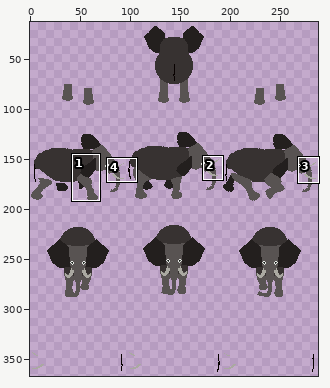
Sprite sheet -- sprite/animal/elephant/elephant-redo-96x96.png. The picture above shows the old version from afar; the outline marks the close-up.
Close-up. As it was:
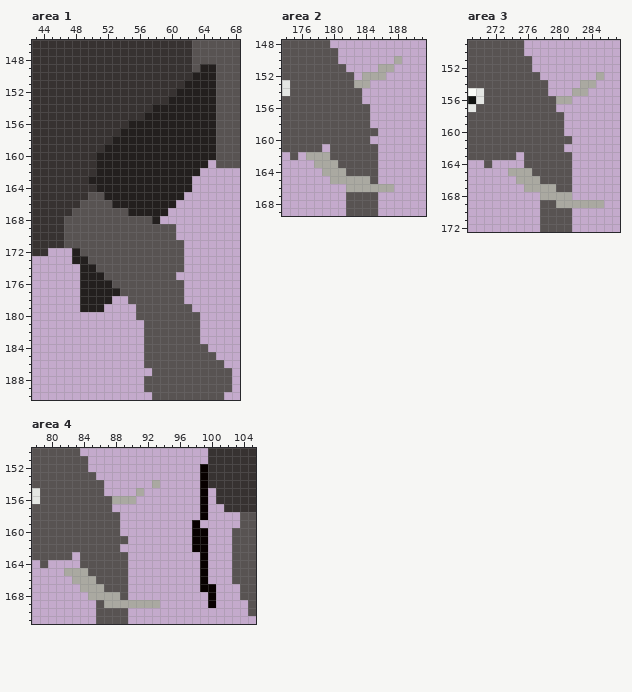
The file is 288x384 pixels. Colours within 5 levels of each other are drawn and written as one. Shown: area 1: x 43..68, y 146..190; area 2: x 174..191, y 148..169; area 3: x 269..287, y 149..172; area 4: x 78..105, y 150..171. The wide view leaves out empty margins. The commit also changed other parts of the picture, which this record leaves out.
After:
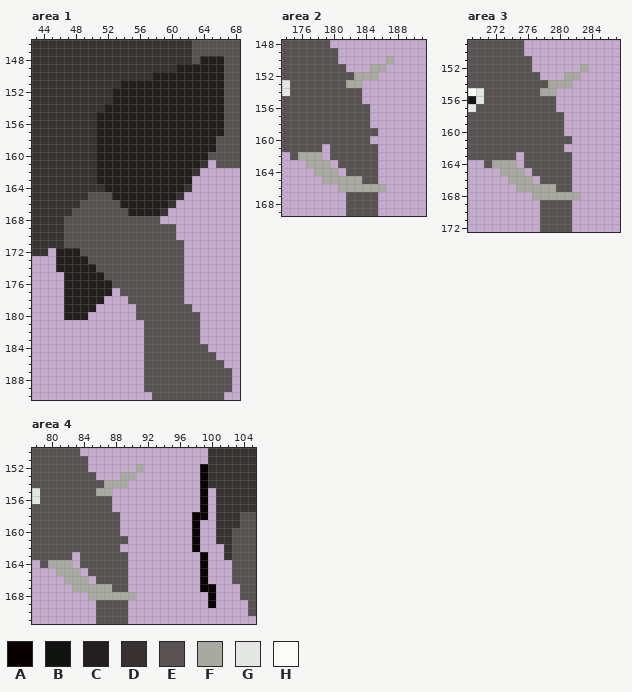
Palette (. is transparent): A #080100  B #111311  C #231f1e  D #373231  E #585352  F #aaa9a1  G #e4e6e3  H #fafcf8
Difference:
Changed rows in their new state; - is an unchanged pixel.
Area 1:
first column x 50:
148 --------------CCC
149 -----------CCC--C
150 --------CCCCC---C
151 ----CCCCCCCC----C
152 ---CCCCCCCC-----C
153 ---CCCCCCC------C
154 --CCCCCC--------C
155 -CCCCCC---------C
156 -CCCC-----------C
157 -CCC------------C
158 -CC--------------
159 -C---------------
160 ---------------E-
161 --------------D--
162 -------------D---
163 D----------------
164 -D----------D----
165 --E--------D-----
166 ---E------D------
167 ---------D-------
168 --------E--------
first column x 46:
172 CC--------------
173 CC--------------
174 CCC-------------
175 -CC------------E
176 -CC-------------
177 -CC----.--------
178 -CC---.---------
179 -CC--.----------
180 -CCC------------
first column x 57:
187 E
Area 2:
first column x 182:
150 -----F.
151 ---F-.-
152 -F--.--
153 F-.----
first column x 176:
162 F--.--------
163 -F--.-------
164 --F--.------
165 ---F----E---
166 -----F-----.
Area 3:
first column x 278:
152 -----F--
153 ---FF--.
154 -FFF-..-
155 FF--..--
156 --..----
first column x 272:
164 FFF-----------
165 -F--.---------
166 --F--.--------
167 ---F----------
168 -----F----F---
169 --------EE....
Area 4:
first column x 80:
152 -----------F------------
153 ---------FF-------------
154 -------FFF---.----------
155 ------FF---.------------
156 --------...-------------
157 ---------------------D--
158 ------------------A--DDD
159 ---------------------DDD
160 -------------------.-DD-
161 -------------------.-DD-
162 -------------------.--D-
163 ----------------------D-
164 FFF---------------------
165 -F--.-------------------
166 --F--.------------------
167 ---F---F----------------
168 ---------FF-------------
169 -------EEE....----------
